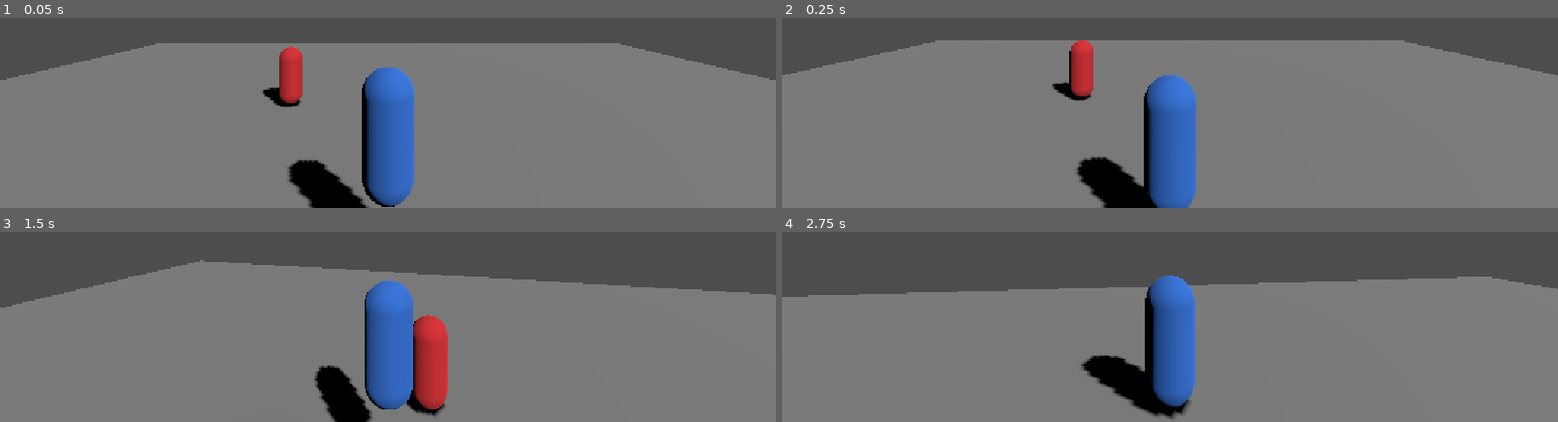
Above: before the commit, frames 1-4 (two rows, left to right).
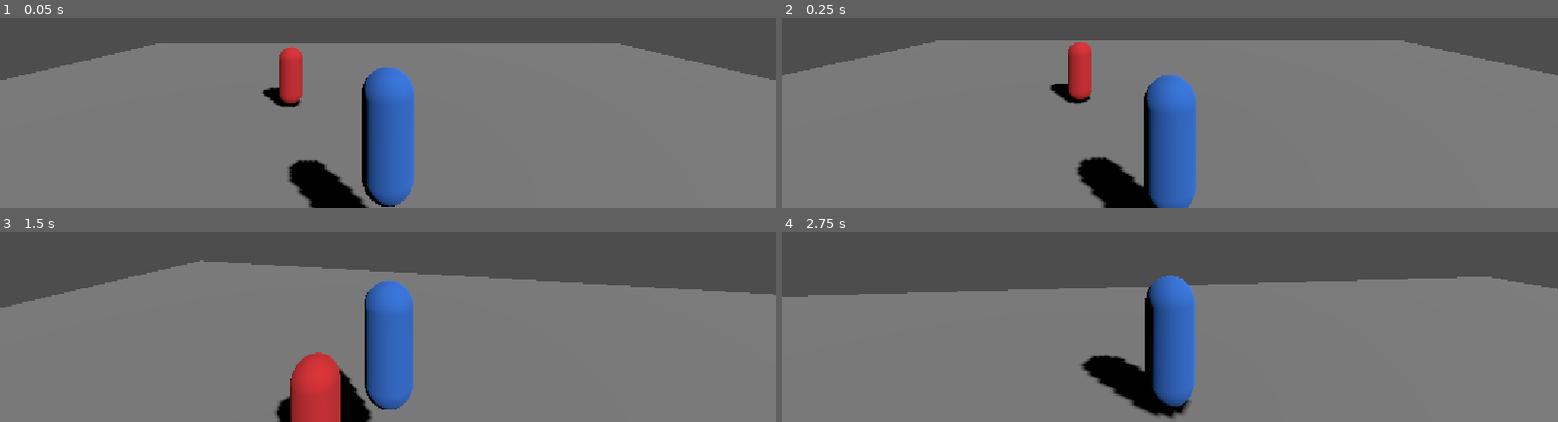
Above: after the commit, the same moments.

Repository: iandifilippo/Parcial-II-Desarrollo-de-videojuegos-2D-y-3D
Game: Godot game, scene res://Nivel.tscn
Same seed, same stepped clock (60 frames per second), same inputs: the game is played once before the commit and once after it.
Inputs (mouse positions are in pixels of both pictures, inside the frame that each line leads up to):
- Up to frame 1 (0.05 s): no input
- Up to frame 2 (0.25 s): no input
- Up to frame 3 (1.5 s): tap Enter (ui_accept) at 0.5 s; move the mouse to (outside the picture) at 0.52 s; hold E (accion) 0.53-1.28 s; hold W (move_up) from 0.53 s (still down); tap Space (saltar) at 0.77 s; move the mouse to (outside the picture) at 1.27 s; tap E (accion) at 1.35 s
- Up to frame 4 (2.75 s): keep holding W (move_up); tap Space (saltar) at 1.52 s; move the mouse to (outside the picture) at 2.02 s; hold E (accion) from 2.03 s (still down)

The runs differ from the first frame. In frame 1, less than 0.1% of the frame differs, in the area x 34-39%, y 14-47%; in frame 2, 0.4%; in frame 3, 4.6%, in the area x 35-58%, y 43-100%; in frame 4, nothing differs.

Commit message:
Arbol de decision completo y efectos visuales de daño

Diff:
--- a/Assets/enemigo_ia.gd
+++ b/Assets/enemigo_ia.gd
@@ -17,6 +17,7 @@
 var indice_punto: int = 0
 var jugador: Node3D = null
 var puntos: Array[Vector3] = []
+var material_flash: StandardMaterial3D = null
 
 @onready var vision: RayCast3D = $Vision
 @onready var mesh: MeshInstance3D = $MeshInstance3D
@@ -27,7 +28,11 @@
 	jugador = get_tree().get_first_node_in_group("player")
 	for desplazamiento in ruta:
 		puntos.append(global_position + desplazamiento)
-		print("[DEBUG] jugador = ", jugador, " nombre = ", jugador.name if jugador else "NULL")
+
+	var mat := mesh.get_active_material(0)
+	if mat is StandardMaterial3D:
+		material_flash = mat.duplicate()
+		mesh.set_surface_override_material(0, material_flash)
 
 
 func _physics_process(delta: float) -> void:
@@ -56,35 +61,24 @@
 	move_and_slide()
 
 
-## TAREA 4 (20%): completar el árbol de decisión.
-##
-## Debe devolver:
-##   - Estado.HUIR      si la vida es <= vida_huida Y el jugador está a
-##                       distancia <= rango_vision.
-##   - Estado.ATACAR     si distancia <= rango_ataque Y lo_veo es true.
-##   - Estado.PERSEGUIR   si distancia <= rango_vision Y lo_veo es true.
-##   - Estado.PATRULLAR   en cualquier otro caso.
-##
-## OJO: el ORDEN de los if importa (visto en la Sesión 10) — si se revisa
-## PERSEGUIR antes que ATACAR, el enemigo nunca ataca, porque estando cerca
-## la condición de perseguir también se cumple. Piensa cuál condición debe
-## revisarse PRIMERO para que las demás no se la "roben".
 func _decidir_estado(distancia: float, lo_veo: bool) -> Estado:
-	# TODO: reemplazar esta línea por la lógica completa descrita arriba.
+	if vida <= vida_huida and distancia <= rango_vision:
+		return Estado.HUIR
+
+	if distancia <= rango_ataque and lo_veo:
+		return Estado.ATACAR
+
+	if distancia <= rango_vision and lo_veo:
+		return Estado.PERSEGUIR
+
 	return Estado.PATRULLAR
 
 
 ## Le hace daño al enemigo. Devuelve la vida restante.
-##
-## TAREA 6 (10%): a esta función le falta la parte VISUAL del golpe. Ya
-## reduce la vida correctamente, pero no se nota en pantalla. Agrega, usando
-## las funciones de Efectos (Sesión 11, ya completas en efectos.gd):
-##   1. Un parpadeo blanco del material del enemigo (Efectos.flash).
-##   2. Una ráfaga de las partículas de impacto (Efectos.particulas), que
-##      ya están armadas como el nodo ParticulasImpacto de esta escena.
 func recibir_dano(cantidad: float) -> float:
 	vida = max(vida - cantidad, 0.0)
-	# TODO: agregar aquí el flash y las partículas.
+	Efectos.flash(material_flash, "albedo_color", Color.WHITE, 0.08, self)
+	Efectos.particulas(particulas_impacto)
 	return vida
 
 
--- a/Enemigo.tscn
+++ b/Enemigo.tscn
@@ -1,6 +1,6 @@
-[gd_scene load_steps=7 format=3]
+[gd_scene format=3 uid="uid://dr4ghyniaty7a"]
 
-[ext_resource type="Script" path="res://Assets/enemigo_ia.gd" id="1_ene"]
+[ext_resource type="Script" uid="uid://c06o4th7uvep5" path="res://Assets/enemigo_ia.gd" id="1_ene"]
 
 [sub_resource type="CapsuleMesh" id="CapsuleMesh_ene"]
 radius = 0.35
@@ -22,30 +22,28 @@
 initial_velocity_max = 3.0
 gravity = Vector3(0, -6, 0)
 scale_min = 0.6
-scale_max = 1.0
-color = Color(1, 1, 1, 1)
 
 [sub_resource type="SphereMesh" id="SphereMesh_impacto"]
 radius = 0.06
 height = 0.12
 
-[node name="Enemigo" type="CharacterBody3D"]
+[node name="Enemigo" type="CharacterBody3D" unique_id=639411911]
 script = ExtResource("1_ene")
 
-[node name="MeshInstance3D" type="MeshInstance3D" parent="."]
+[node name="MeshInstance3D" type="MeshInstance3D" parent="." unique_id=714706644]
 transform = Transform3D(1, 0, 0, 0, 1, 0, 0, 0, 1, 0, 0.875, 0)
 mesh = SubResource("CapsuleMesh_ene")
 surface_material_override/0 = SubResource("StandardMaterial3D_rojo")
 
-[node name="CollisionShape3D" type="CollisionShape3D" parent="."]
+[node name="CollisionShape3D" type="CollisionShape3D" parent="." unique_id=298868694]
 transform = Transform3D(1, 0, 0, 0, 1, 0, 0, 0, 1, 0, 0.875, 0)
 shape = SubResource("CapsuleShape3D_ene")
 
-[node name="Vision" type="RayCast3D" parent="."]
+[node name="Vision" type="RayCast3D" parent="." unique_id=902144177]
 transform = Transform3D(1, 0, 0, 0, 1, 0, 0, 0, 1, 0, 0.9, 0)
 target_position = Vector3(0, 0, -8)
 
-[node name="ParticulasImpacto" type="GPUParticles3D" parent="."]
+[node name="ParticulasImpacto" type="GPUParticles3D" parent="." unique_id=1210019703]
 transform = Transform3D(1, 0, 0, 0, 1, 0, 0, 0, 1, 0, 0.9, 0)
 emitting = false
 amount = 16
